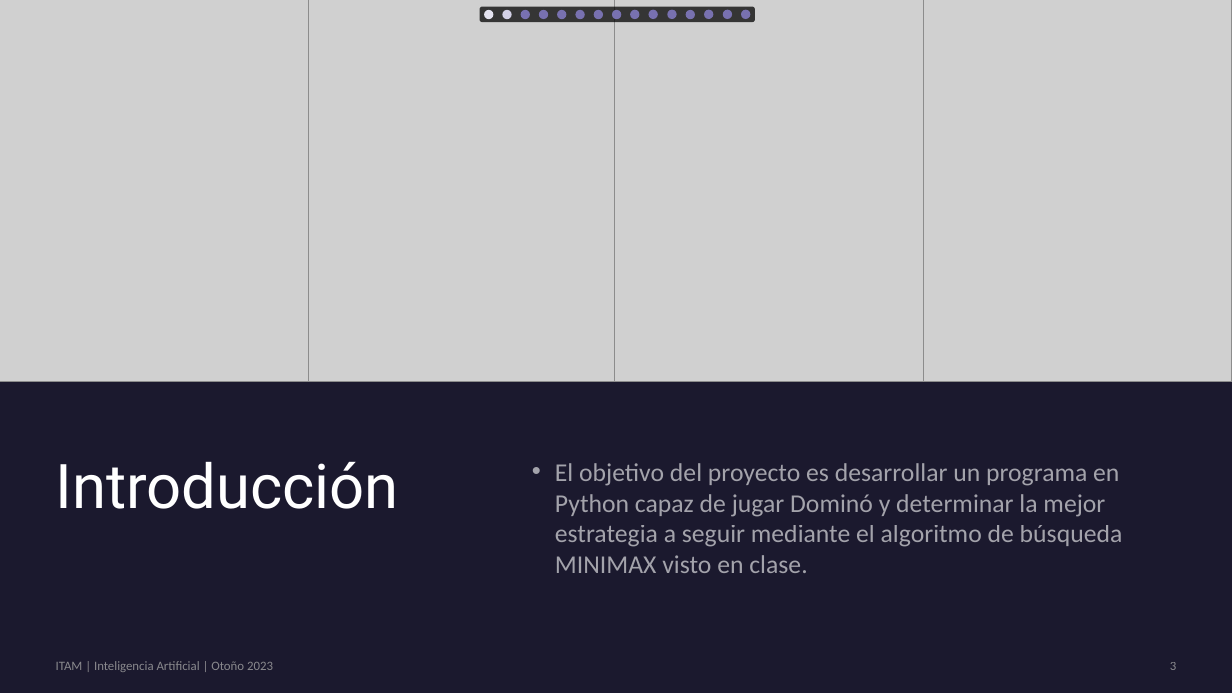
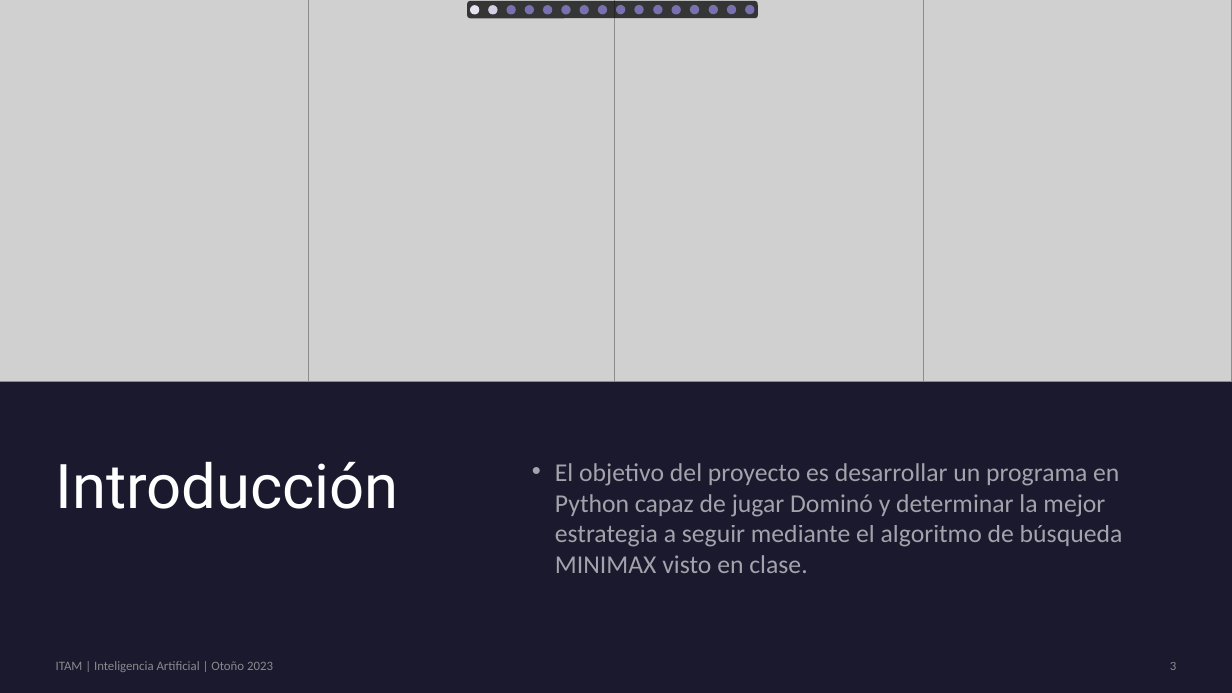
Before and after one commit to feli-p/Domino, a slide deck: slide 3 of docs/equipo0.pptx. Drawn at 1232x693 pixels with LibreOffice and Linux fonts; fonts in the diff are those of the drawing; grey boxes stand for pictures. Boxes give left, top, right and bottom in pixels: in the first picture for what was removed or moved away, otherwise in the second. Text is boxed around its words. In the diff, an @@ line names an element or a change of style, - is before the commit and + after.

```diff
--- a/docs/equipo0.pptx
+++ b/docs/equipo0.pptx
@@ rounded rectangle: place and size @@
-rounded rectangle at [480,6,755,22]
+rounded rectangle at [468,1,758,18]
@@ ellipse: place and size @@
-ellipse at [484,10,494,19]
+ellipse at [470,6,480,15]
@@ ellipse: place and size @@
-ellipse at [503,10,512,19]
+ellipse at [488,6,497,15]
@@ ellipse added at [506,6,516,15], fill #7872B0 @@
@@ 13 ellipses: place and size @@
-13 ellipses at [520,9,750,19]
+13 ellipses at [525,5,754,15]
```
Also in this commit, not shown: 14 other slides changed, 1 slide added.
